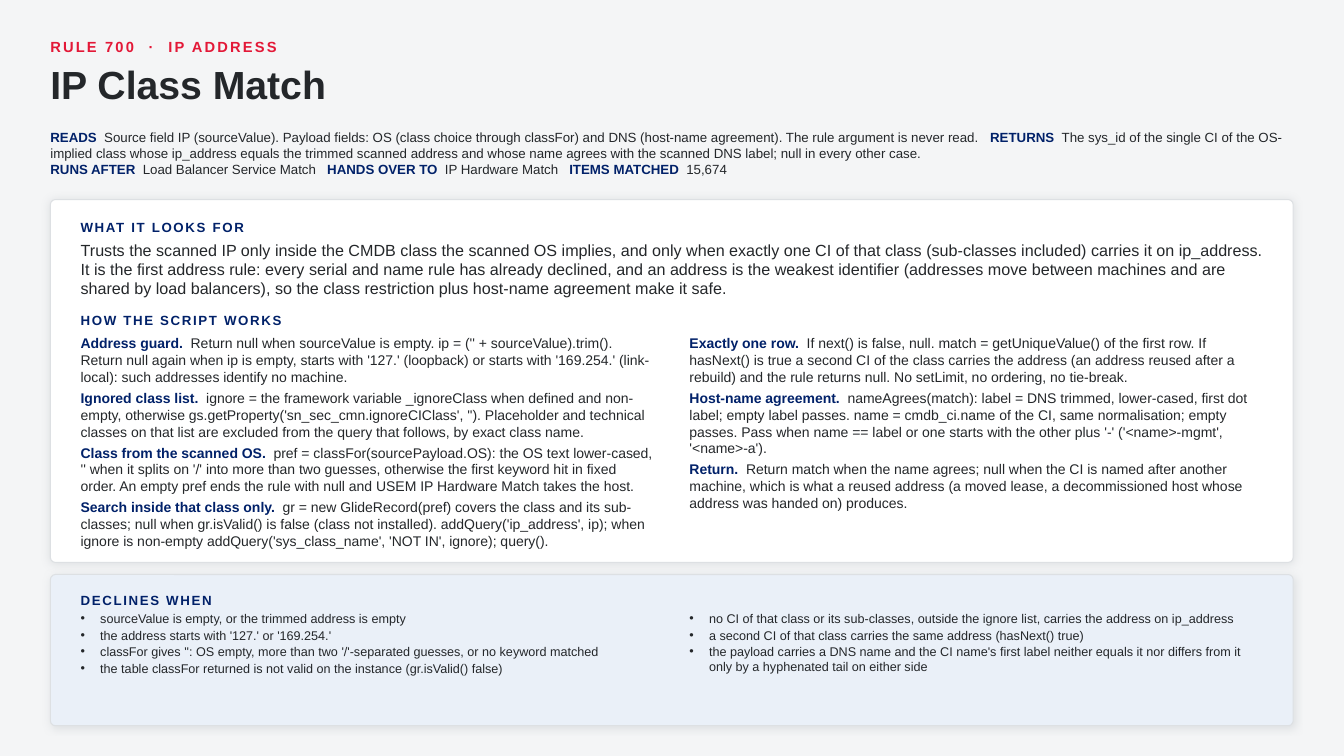
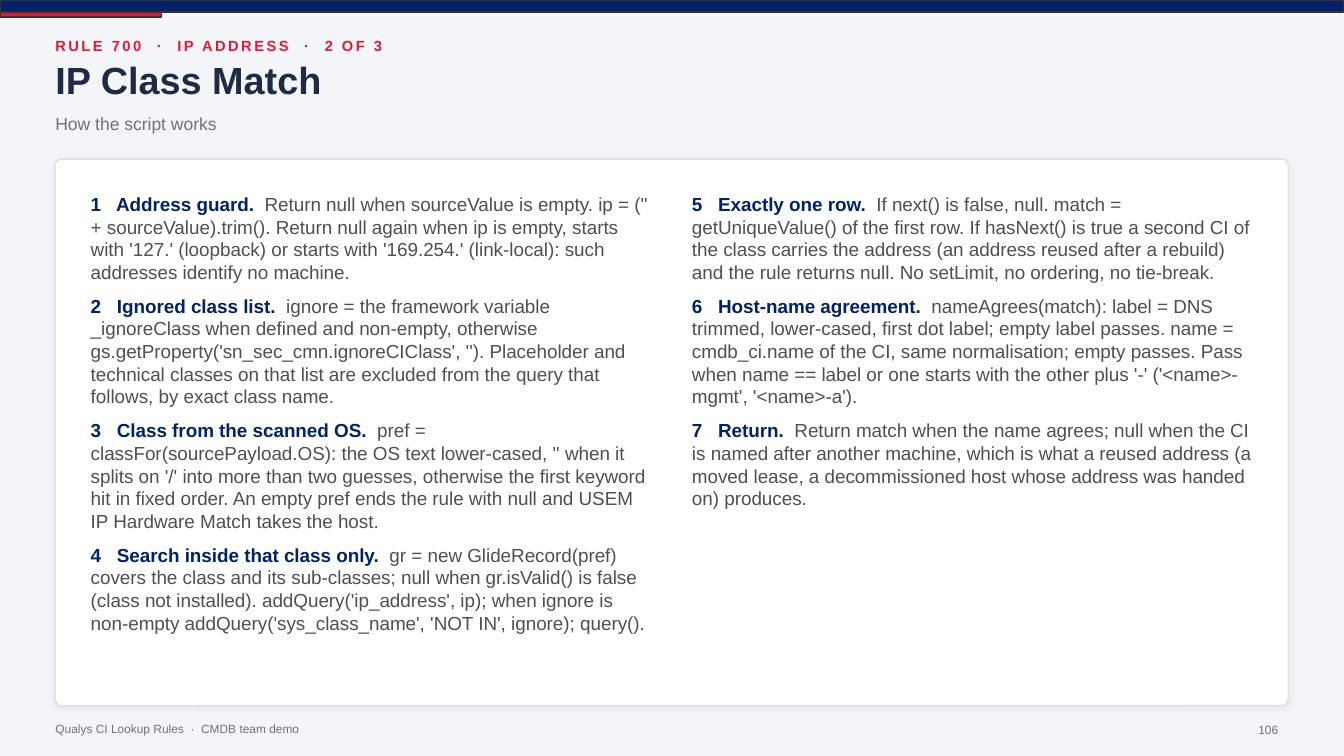
Before and after one commit to singhmihir/py, a slide deck: slide 106 of stories/qualys-ci-lookup-rules/Qualys CI Lookup Rules - CMDB Team Demo.pptx (slide 67 before the commit). Drawn at 1344x756 pixels with LibreOffice and Linux fonts; fonts in the diff are those of the drawing. Boxes give left, top, right and bottom in pixels: in the first picture for what was removed or moved away, otherwise in the second. Text is boxed around its words. In the diff, an @@ line names an element or a change of style, - is before the commit and + after.

```diff
--- a/stories/qualys-ci-lookup-rules/Qualys CI Lookup Rules - CMDB Team Demo.pptx
+++ b/stories/qualys-ci-lookup-rules/Qualys CI Lookup Rules - CMDB Team Demo.pptx
@@ background #F4F5F6 to #F3F5F8 @@
@@ rectangle added at [0,0,1344,12], fill #012169, outline #333333 1 pt @@
@@ rectangle added at [0,12,161,17], fill #E31837, outline #333333 1 pt @@
@@ text "IP Class Match" at [55,66,321,95]: size 28 to 27 pt, text colour #24272A to #1F2A44 @@
@@ text at [55,40,382,51]: text changed @@
-RULE 700 · IP ADDRESS
+RULE 700 · IP ADDRESS · 2 OF 3
@@ text at [55,117,217,134]: text changed; size 9.5 to 12.5 pt; text colour #012169 to #6E7279; bold off @@
-HOW THE SCRIPT WORKS
+How the script works
@@ text "How the script works" at [55,117,217,134]: vertical alignment middle to top @@
@@ text removed at [50,132,1282,176] @@
-READS Source field IP (sourceValue). Payload fields: OS (class choice through classFor) and DNS (host-name agreement). The rule argument is never read. RETURNS The sys_id of the single CI of the OS-implied class whose ip_address equals the trimmed scanned address and whose name agrees with the scanned DNS label; null in every other case.
-RUNS AFTER Load Balancer Service Match HANDS OVER TO IP Hardware Match ITEMS MATCHED 15,674
@@ rounded rectangle: place and size @@
-rounded rectangle at [50,200,1294,563]
+rounded rectangle at [55,159,1289,706]
@@ rounded rectangle at [55,159,1289,706]: outline #DDE0E3 0.75 pt to #D8DDE6 0.75 pt; shadow changed; proportions changed @@
@@ text at [91,197,645,634]: text changed; size 10 to 13.5 pt; text colour #24272A to #4D4F53 @@
-• Address guard. Return null when sourceValue is empty. ip = ('' + sourceValue).trim(). Return null again when ip is empty, starts with '127.' (loopback) or starts with '169.254.' (link-local): such addresses identify no machine.
-• Ignored class list. ignore = the framework variable _ignoreClass when defined and non-empty, otherwise gs.getProperty('sn_sec_cmn.ignoreCIClass', ''). Placeholder and technical classes on that list are excluded from the query that follows, by exact class name.
-• Class from the scanned OS. pref = classFor(sourcePayload.OS): the OS text lower-cased, '' when it splits on '/' into more than two guesses, otherwise the first keyword hit in fixed order. An empty pref ends the rule with null and USEM IP Hardware Match takes the host.
-• Search inside that class only. gr = new GlideRecord(pref) covers the class and its sub-classes; null when gr.isValid() is false (class not installed). addQuery('ip_address', ip); when ignore is non-empty addQuery('sys_class_name', 'NOT IN', ignore); query().
+1 Address guard. Return null when sourceValue is empty. ip = ('' + sourceValue).trim(). Return null again when ip is empty, starts with '127.' (loopback) or starts with '169.254.' (link-local): such addresses identify no machine.
+2 Ignored class list. ignore = the framework variable _ignoreClass when defined and non-empty, otherwise gs.getProperty('sn_sec_cmn.ignoreCIClass', ''). Placeholder and technical classes on that list are excluded from the query that follows, by exact class name.
+3 Class from the scanned OS. pref = classFor(sourcePayload.OS): the OS text lower-cased, '' when it splits on '/' into more than two guesses, otherwise the first keyword hit in fixed order. An empty pref ends the rule with null and USEM IP Hardware Match takes the host.
+4 Search inside that class only. gr = new GlideRecord(pref) covers the class and its sub-classes; null when gr.isValid() is false (class not installed). addQuery('ip_address', ip); when ignore is non-empty addQuery('sys_class_name', 'NOT IN', ignore); query().
@@ text at [692,197,1251,509]: text changed; size 10 to 13.5 pt; text colour #24272A to #4D4F53 @@
-• Exactly one row. If next() is false, null. match = getUniqueValue() of the first row. If hasNext() is true a second CI of the class carries the address (an address reused after a rebuild) and the rule returns null. No setLimit, no ordering, no tie-break.
-• Host-name agreement. nameAgrees(match): label = DNS trimmed, lower-cased, first dot label; empty label passes. name = cmdb_ci.name of the CI, same normalisation; empty passes. Pass when name == label or one starts with the other plus '-' ('<name>-mgmt', '<name>-a').
-• Return. Return match when the name agrees; null when the CI is named after another machine, which is what a reused address (a moved lease, a decommissioned host whose address was handed on) produces.
+5 Exactly one row. If next() is false, null. match = getUniqueValue() of the first row. If hasNext() is true a second CI of the class carries the address (an address reused after a rebuild) and the rule returns null. No setLimit, no ordering, no tie-break.
+6 Host-name agreement. nameAgrees(match): label = DNS trimmed, lower-cased, first dot label; empty label passes. name = cmdb_ci.name of the CI, same normalisation; empty passes. Pass when name == label or one starts with the other plus '-' ('<name>-mgmt', '<name>-a').
+7 Return. Return match when the name agrees; null when the CI is named after another machine, which is what a reused address (a moved lease, a decommissioned host whose address was handed on) produces.
@@ text removed at [81,214,1291,240] @@
-WHAT IT LOOKS FOR
@@ text removed at [81,244,1262,298] @@
-Trusts the scanned IP only inside the CMDB class the scanned OS implies, and only when exactly one CI of that class (sub-classes included) carries it on ip_address. It is the first address rule: every serial and name rule has already declined, and an address is the weakest identifier (addresses move between machines and are shared by load balancers), so the class restriction plus host-name agreement make it safe.
@@ rounded rectangle removed at [50,575,1294,726] @@
@@ text removed at [81,595,212,605] @@
-DECLINES WHEN
@@ text removed at [100,614,598,676] @@
-• sourceValue is empty, or the trimmed address is empty
-• the address starts with '127.' or '169.254.'
-• classFor gives '': OS empty, more than two '/'-separated guesses, or no keyword matched
-• the table classFor returned is not valid on the instance (gr.isValid() false)
@@ text removed at [709,614,1240,674] @@
-• no CI of that class or its sub-classes, outside the ignore list, carries the address on ip_address
-• a second CI of that class carries the same address (hasNext() true)
-• the payload carries a DNS name and the CI name's first label neither equals it nor differs from it only by a hyphenated tail on either side
@@ text added at [55,724,299,736], 8.5 pt, text #6E7279 @@
+Qualys CI Lookup Rules · CMDB team demo
@@ page number added at [1258,726,1278,734], 8.5 pt, text #6E7279 @@
+106
```
Also in this commit, not shown: 85 other slides changed, 48 slides added, 3 other files.
